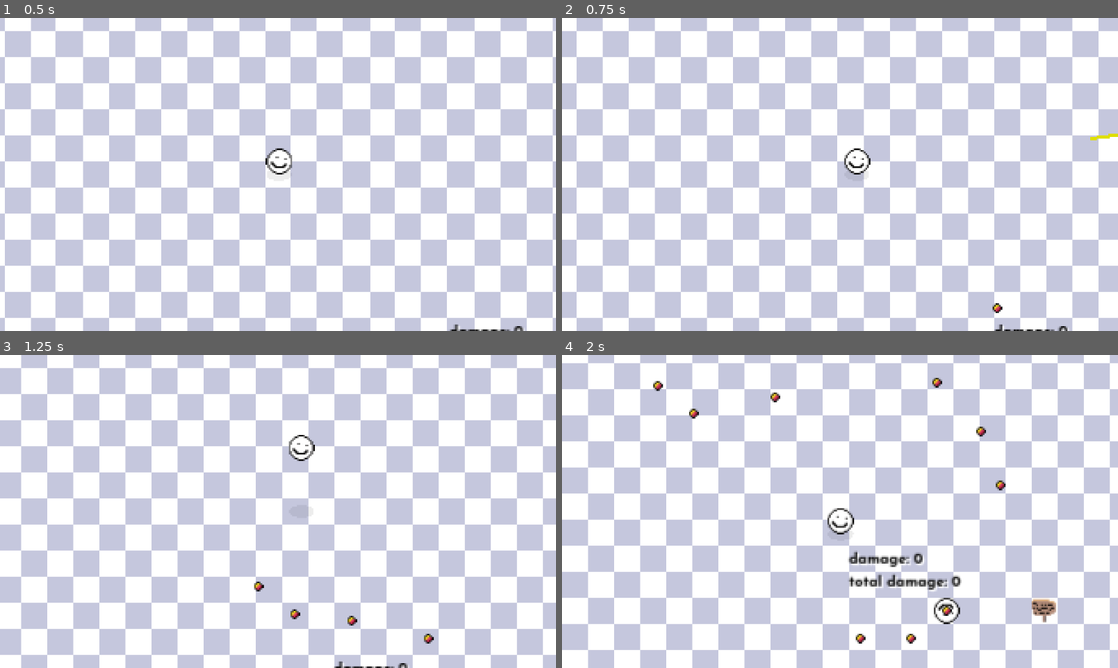
Above: before the commit, frames 1-4 (two rows, left to right).
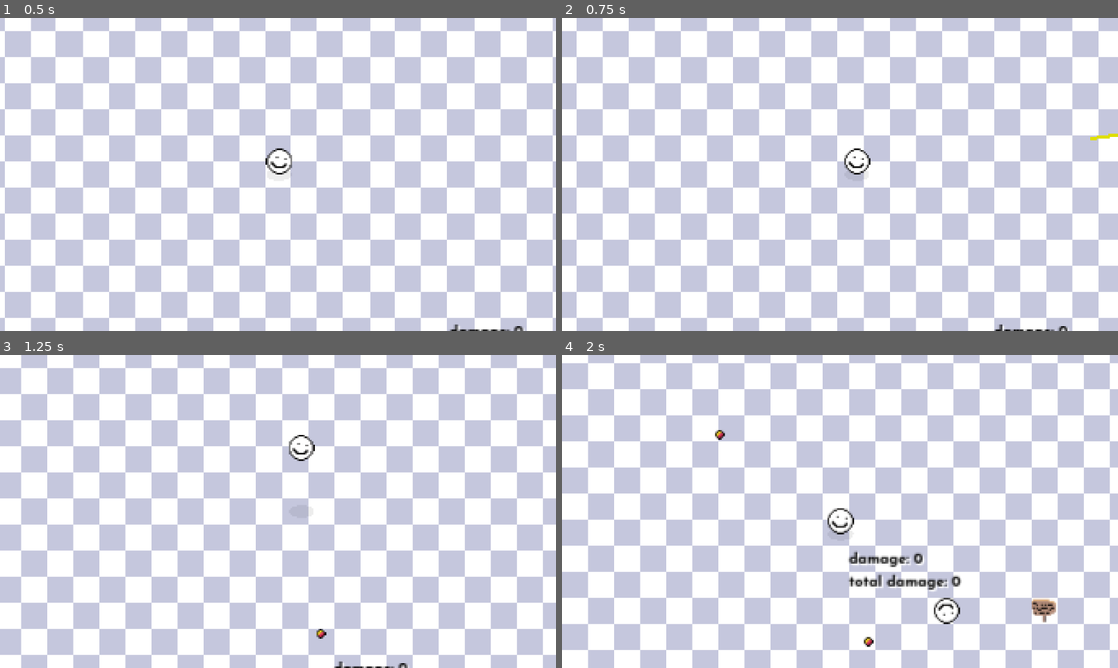
Above: after the commit, the same moments.

Repository: chris-pitre/Space-Cowboy
Game: Godot game, scene res://scenes/main.tscn
The game is run twice, just before and just after one commit, with the same random seed, the same clock (stepped at 60 frames per second) and the same inputs.
Inputs (mouse positions are in pixels of both pictures, inside the frame that each line leads up to):
- Up to frame 1 (0.5 s): no input
- Up to frame 2 (0.75 s): tap Enter at 0.5 s; move the mouse to (962, 158) at 0.52 s; hold D (move_right) from 0.53 s (still down); click (962, 158) at 0.6 s
- Up to frame 3 (1.25 s): keep holding D (move_right); tap Space (jump) at 0.77 s
- Up to frame 4 (2 s): move the mouse to (728, 527) at 1.27 s; release D (move_right) at 1.28 s; hold S (move_down) from 1.28 s (still down); right-click (728, 527) at 1.35 s; tap Space (jump) at 1.52 s

Frame 1 is identical in both runs. In frame 2, less than 0.1% of the frame differs, in the area x 77-80%, y 91-95%; in frame 3, 0.2%; in frame 4, 0.5%, in the area x 16-80%, y 7-94%.

Commit message:
Added adjustable shot speed to dummy

Diff:
--- a/scenes/actors/dummy/dummy.gd
+++ b/scenes/actors/dummy/dummy.gd
@@ -1,4 +1,7 @@
 class_name Dummy extends Actor
+
+@export_category("Dummy Settings")
+@export var time_between_shots: float = 0.5
 
 var total_damage: int = 0
 
--- a/scenes/actors/dummy/states/dummy_idle.gd
+++ b/scenes/actors/dummy/states/dummy_idle.gd
@@ -7,7 +7,7 @@
 
 ## Run every frame
 func run(delta: float) -> void:
-	await get_tree().create_timer(0.1).timeout
+	await get_tree().create_timer(actor.time_between_shots).timeout
 	state_machine.next_state = state_machine.states["Shooting"]
 
 ## Run every physics frame
--- a/scenes/actors/dummy/states/dummy_shooting.gd
+++ b/scenes/actors/dummy/states/dummy_shooting.gd
@@ -11,7 +11,7 @@
 
 ## Run every frame
 func run(delta: float) -> void:
-	await get_tree().create_timer(0.1).timeout
+	await get_tree().create_timer(actor.time_between_shots).timeout
 	state_machine.next_state = state_machine.states["Idle"]
 
 ## Run every physics frame
